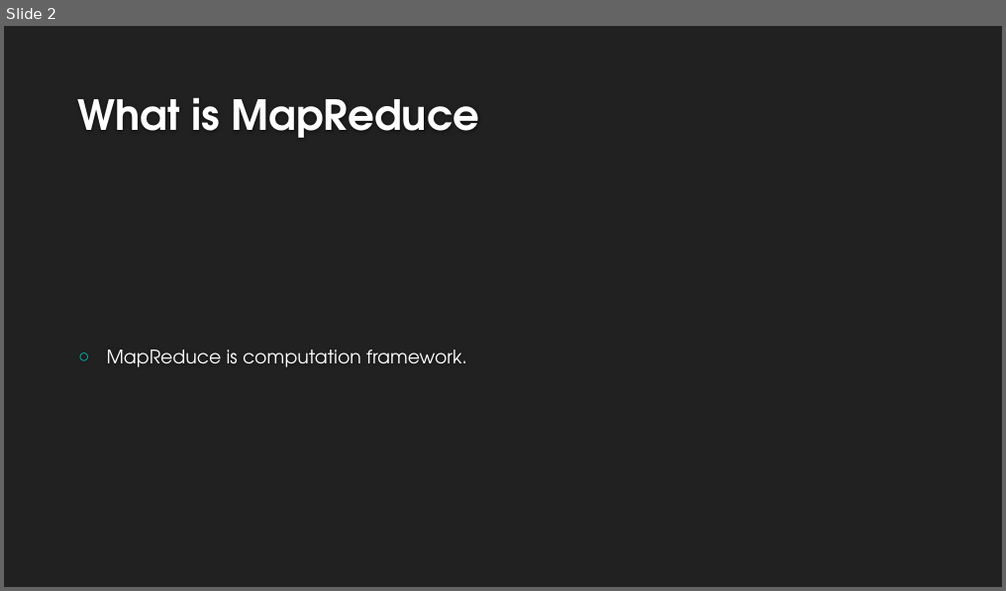
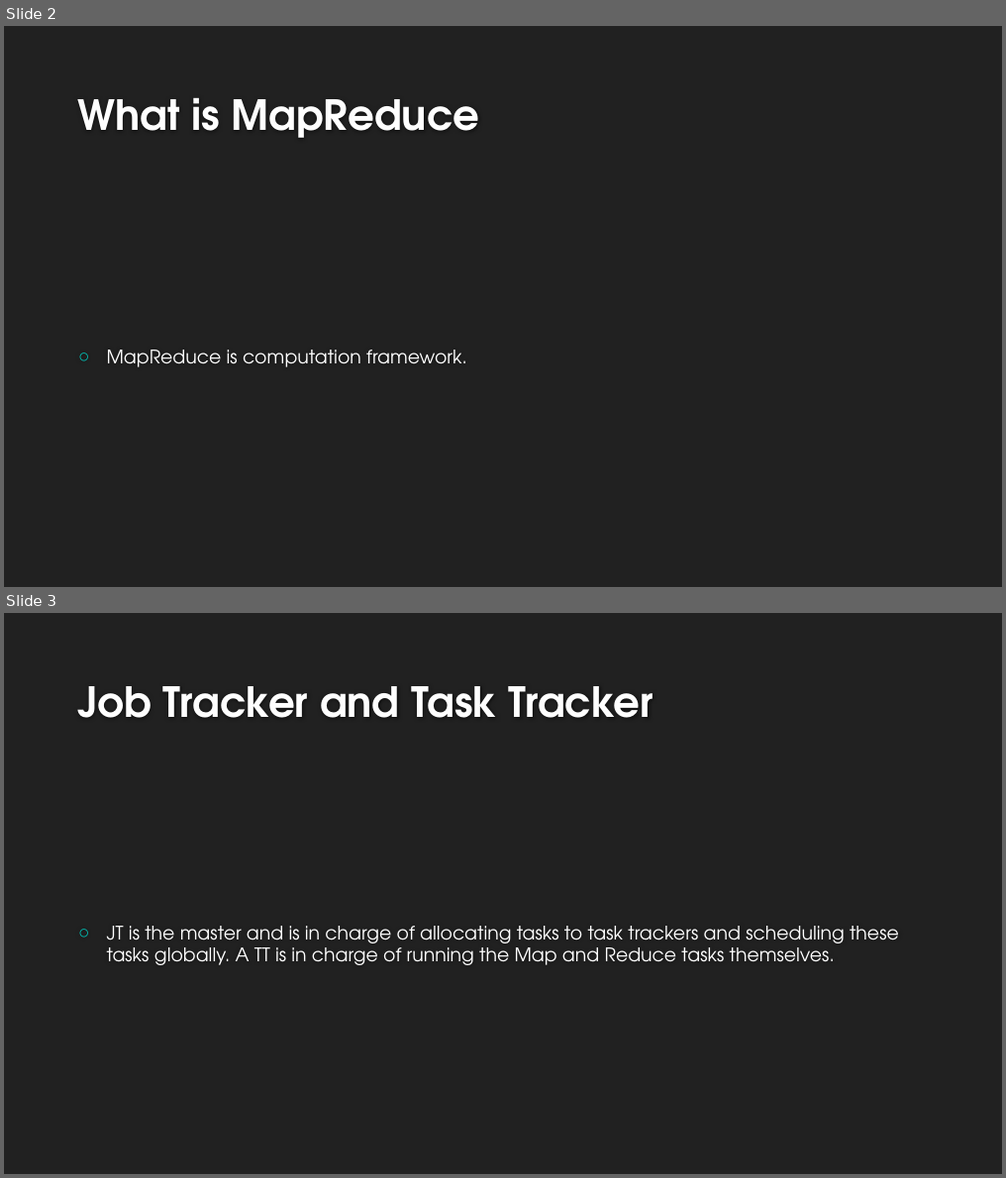
Before and after one commit to ketankk/BDppt, a slide deck: ppt/MAP-REDUCE.pptx. Shown one above the other, each under a label of ours: slide 2 before the commit, slides 2 and 3 after it. The pictures are 1006x591 and 1006x1178 pixels, drawn with LibreOffice and Linux fonts; fonts in the diff are those of the drawing; background and template pictures are left out. Boxes give left, top, right and bottom in pixels: in the first picture for what was removed or moved away, otherwise in the second. Text is boxed around its words. In the diff, an @@ line names an element or a change of style, - is before the commit and + after.

Commit message:
MapReduce,Hadoop,Spark

```diff
--- a/ppt/MAP-REDUCE.pptx
+++ b/ppt/MAP-REDUCE.pptx
@@ slide 3 added at (4,613,1002,1174), background #212121 @@
@@ title added at (78,686,653,718), 40 pt, text #FEFEFE, bold @@
+Job Tracker and Task Tracker
@@ text added at (107,926,899,965), 18 pt, text #FFFFFF @@
+○ JT is the master and is in charge of allocating tasks to task trackers and scheduling these tasks globally. A TT is in charge of running the Map and Reduce tasks themselves.
```
Also in this commit, not shown: 11 other files.
